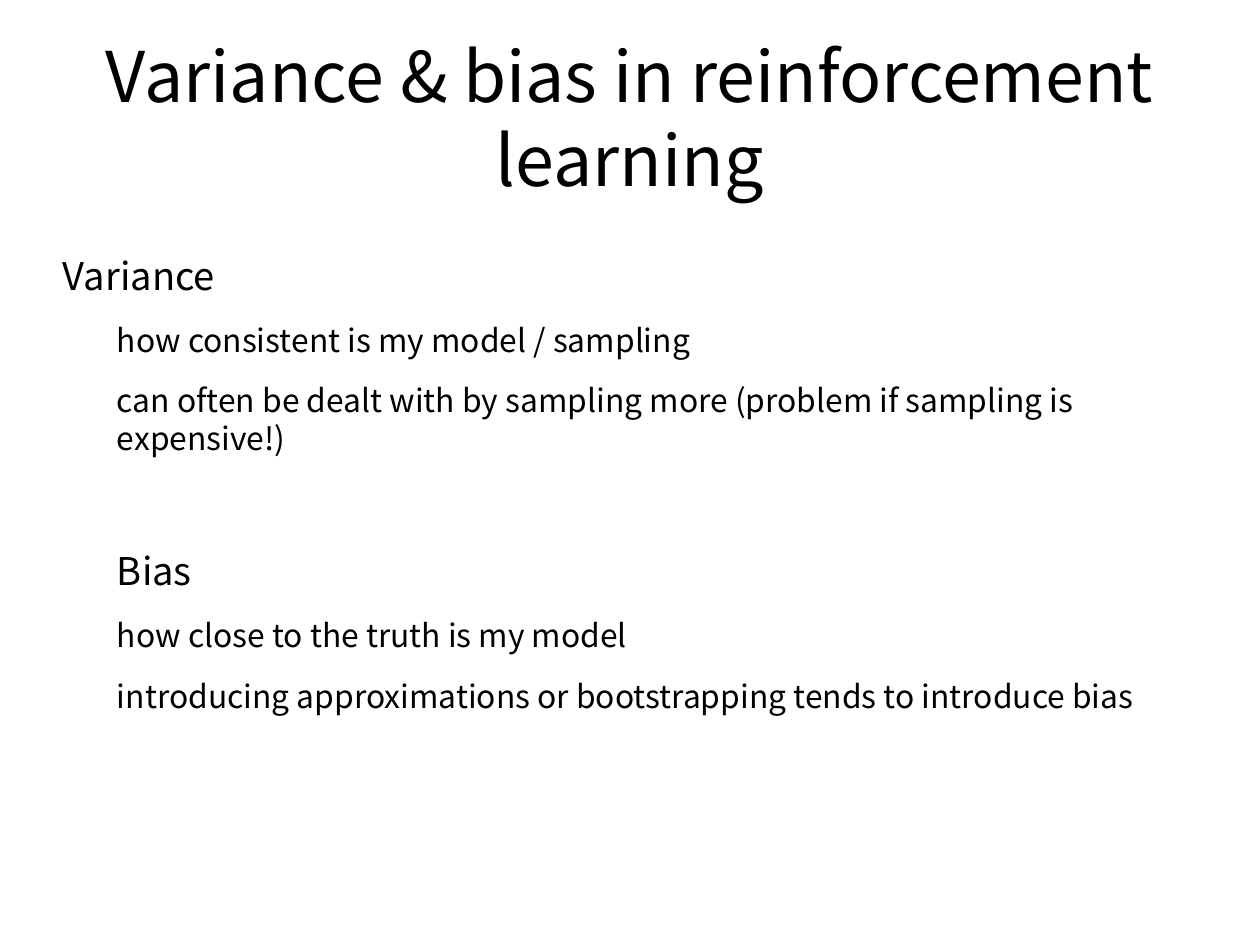
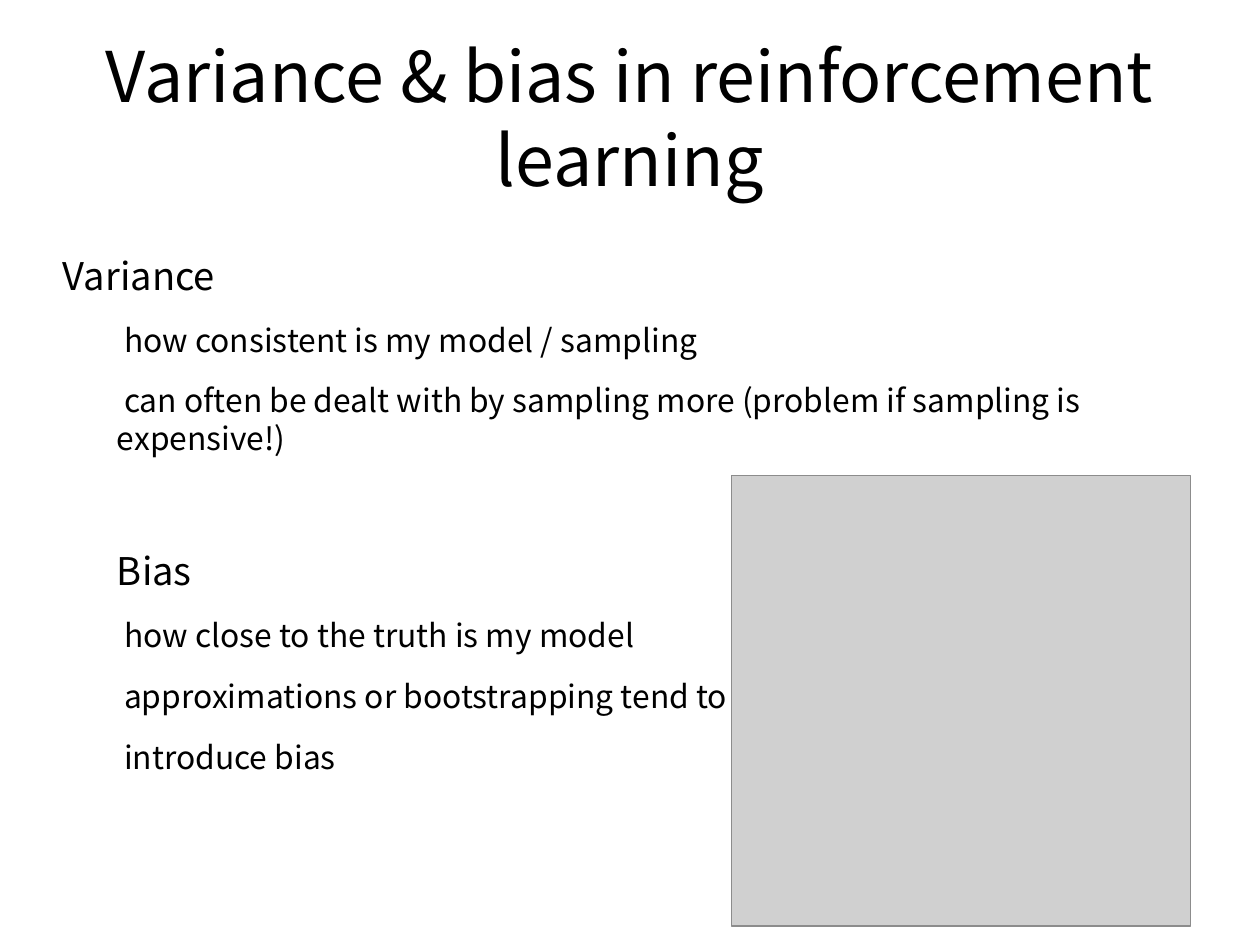
Before and after one commit to ADGEfficiency/dsr-rl, a slide deck: slide 8 of RL_course_v2_DRAFT.pptx. Drawn at 1260x945 pixels with LibreOffice and Linux fonts; fonts in the diff are those of the drawing; grey boxes stand for pictures. Boxes give left, top, right and bottom in pixels: in the first picture for what was removed or moved away, otherwise in the second. Text is boxed around its words. In the diff, an @@ line names an element or a change of style, - is before the commit and + after.

```diff
--- a/RL_course_v2_DRAFT.pptx
+++ b/RL_course_v2_DRAFT.pptx
@@ picture added at [732, 476, 1191, 926] @@
@@ text at [124, 682, 727, 770]: text changed @@
-● introducing approximations or bootstrapping tends to introduce bias
+● approximations or bootstrapping tend to
+● introduce bias
```
Also in this commit, not shown: 11 other slides changed, 60 slides added, 1 slide removed, 2 other files.
